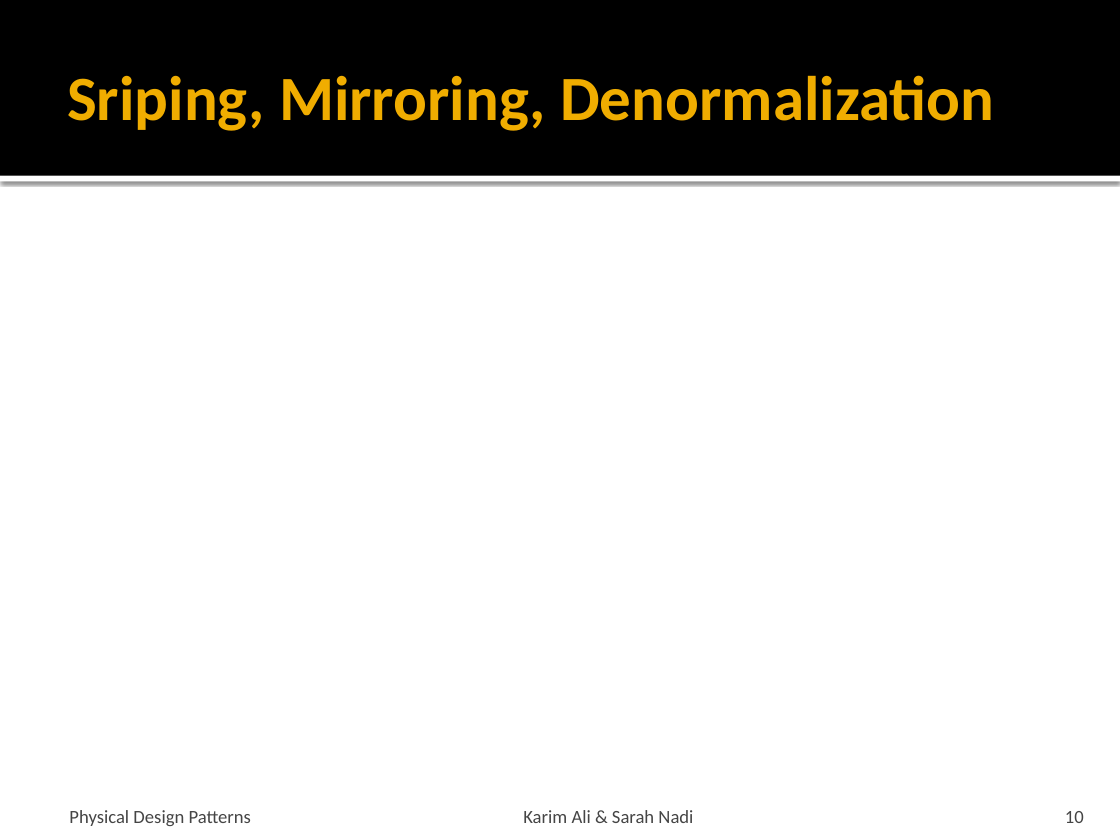
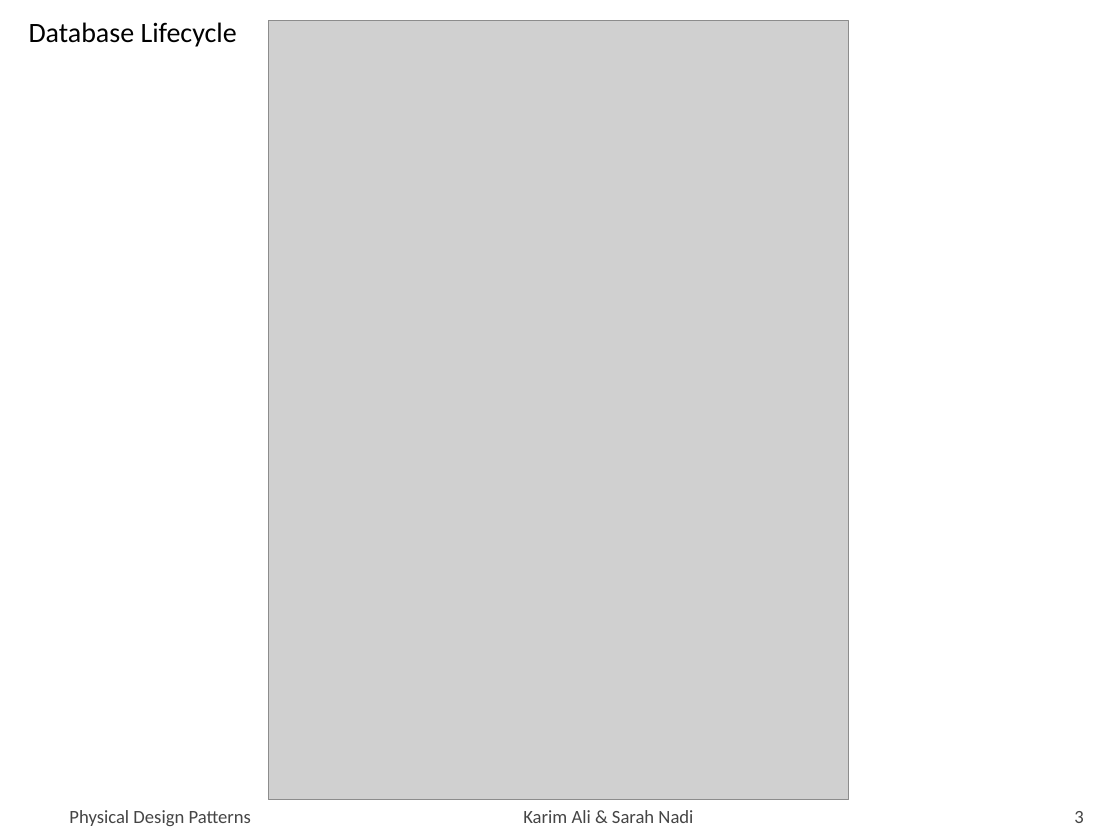
Before and after one commit to snadi/cs848-db, a slide deck: slide 3 of cs848-db/PhysDesignPres.pptx (slide 10 before the commit). Drawn at 1120x840 pixels with LibreOffice and Linux fonts; fonts in the diff are those of the drawing; grey boxes stand for pictures. Boxes give left, top, right and bottom in pixels: in the first picture for what was removed or moved away, otherwise in the second. Text is boxed around its words. In the diff, an @@ line names an element or a change of style, - is before the commit and + after.

```diff
--- a/cs848-db/PhysDesignPres.pptx
+++ b/cs848-db/PhysDesignPres.pptx
@@ rectangle removed at (0, 0, 1120, 176) @@
@@ text added at (29, 22, 237, 47), 18 pt, text #000000 @@
+Database Lifecycle
@@ picture added at (269, 21, 849, 801) @@
@@ title removed at (67, 75, 994, 131) @@
-Sriping, Mirroring, Denormalization
@@ rectangle removed at (0, 176, 1120, 181) @@
@@ page number at (1074, 811, 1083, 823): text changed @@
-10
+3
```
Also in this commit, not shown: 2 other slides changed, 1 slide removed.
